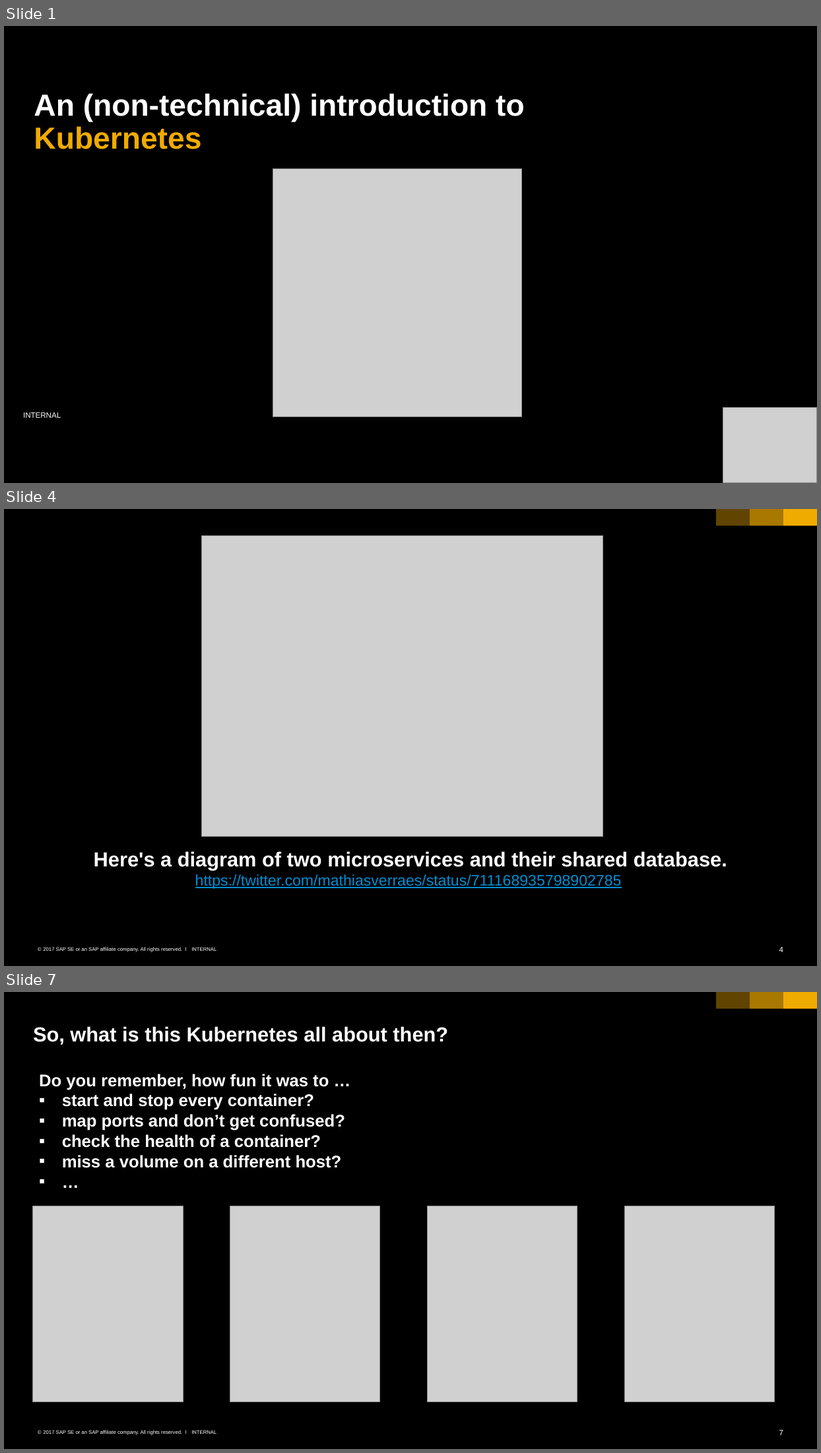
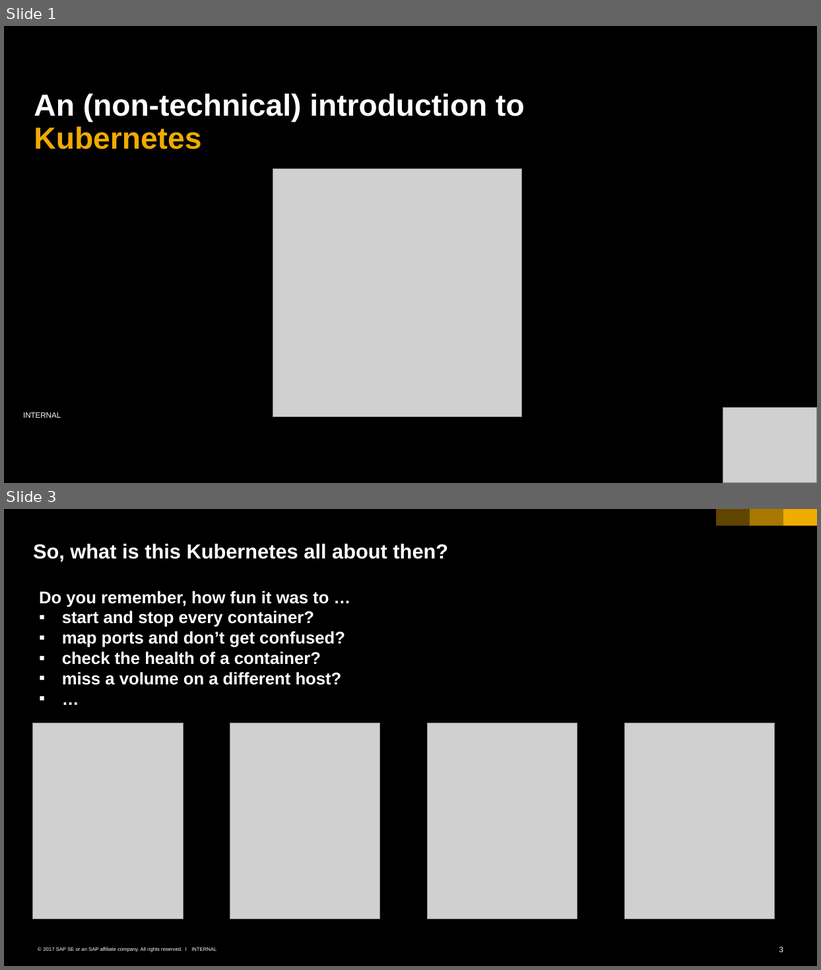
Before and after one commit to cuijiyao01/docker-k8s-training, a slide deck: kubernetes/00_intro.pptx. Shown one above the other, each under a label of ours: slides 1, 4 and 7 before the commit, slides 1 and 3 after it; the slides between them are not shown. The pictures are 821x1453 and 821x970 pixels, drawn with LibreOffice and Linux fonts; fonts in the diff are those of the drawing; grey boxes stand for pictures; background and template pictures are left out. Boxes give left, top, right and bottom in pixels: in the first picture for what was removed or moved away, otherwise in the second. Text is boxed around its words. In the diff, an @@ line names an element or a change of style, - is before the commit and + after.

```diff
--- a/kubernetes/00_intro.pptx
+++ b/kubernetes/00_intro.pptx
@@ slide 4 removed at (x1=4, y1=509, x2=817, y2=966), background #000000; not listed: 6 template elements that a slide beside it also shows @@
@@ picture removed at (x1=202, y1=535, x2=603, y2=836) @@
@@ text removed at (x1=94, y1=852, x2=727, y2=889) @@
-Here's a diagram of two microservices and their shared database.
-https://twitter.com/mathiasverraes/status/711168935798902785
@@ what was slide 7 is now slide 3 @@
@@ page number at (x1=780, y1=947, x2=783, y2=953): text changed @@
-7
+3
```
Also in this commit, not shown: 1 slide added, 4 other slides removed, 1 other file.
